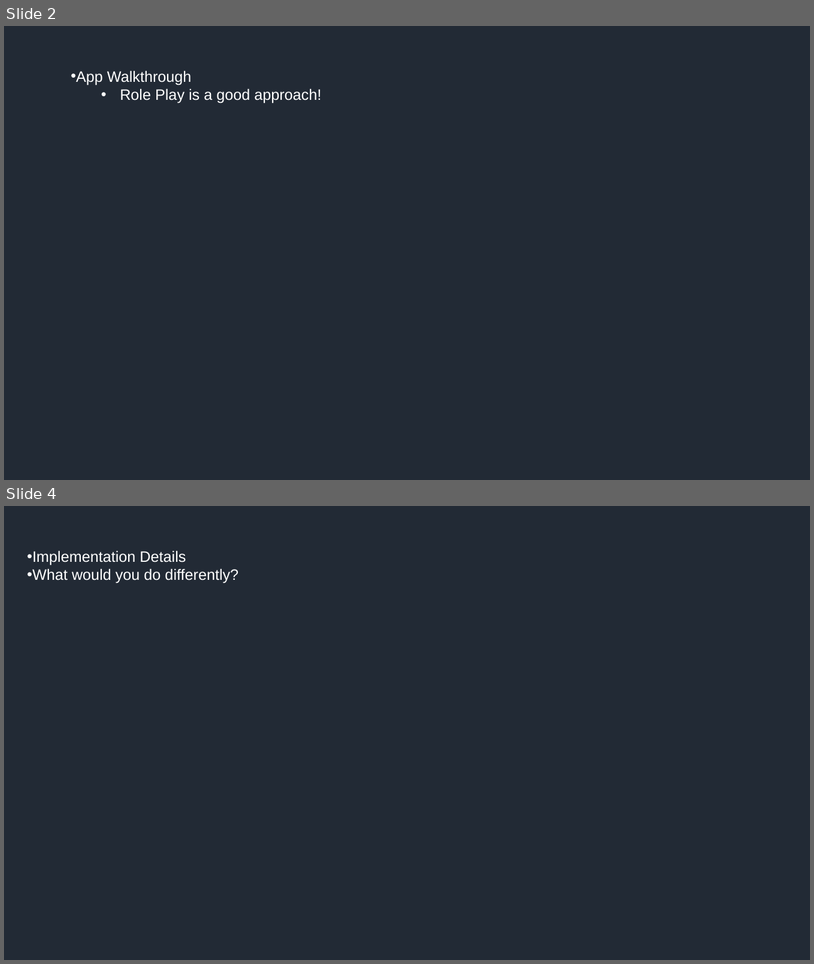
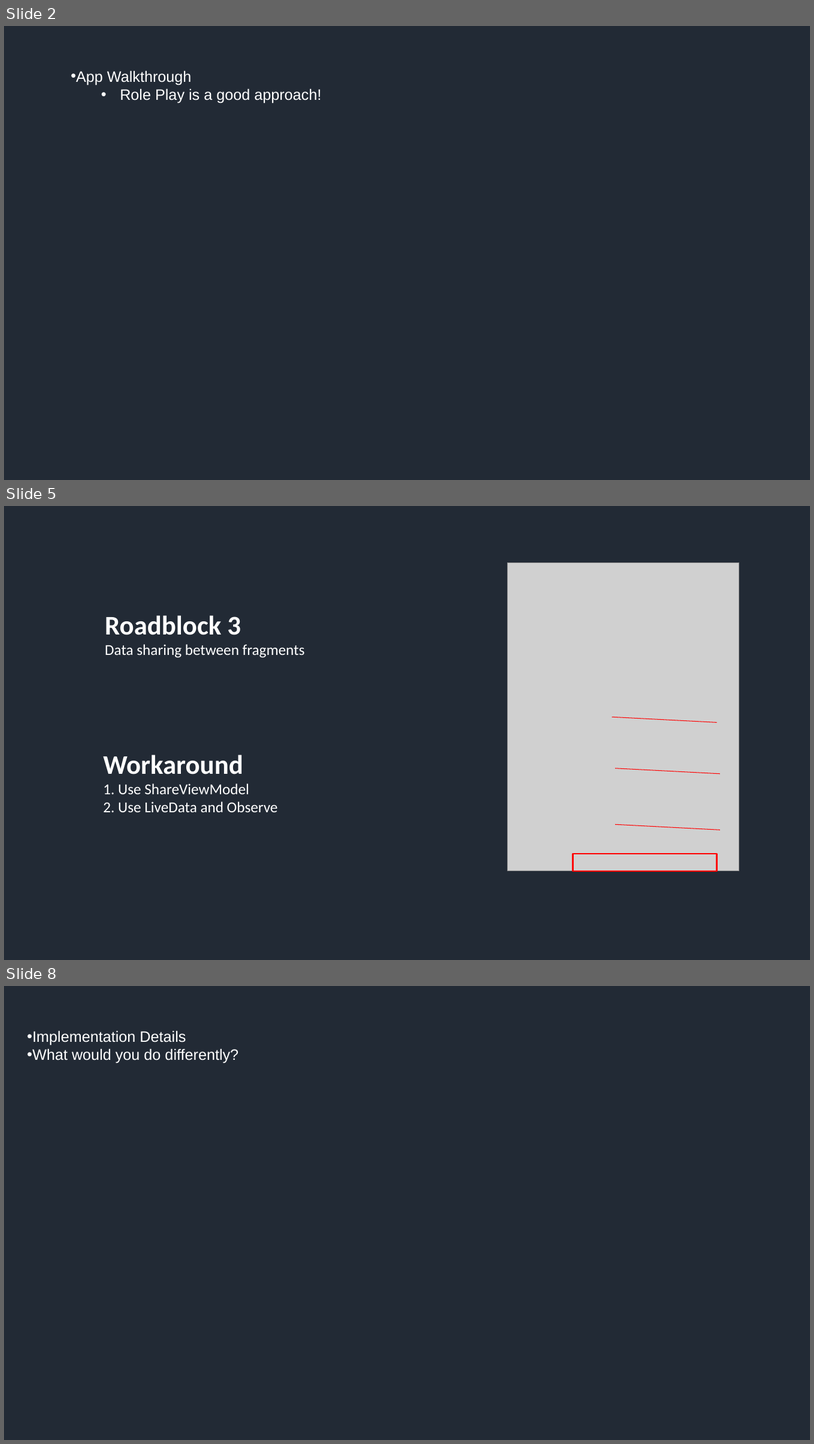
Before and after one commit to csc0007/CS501_GroupWork, a slide deck: Homework9-Final/Final Presentation.pptx. Shown one above the other, each under a label of ours: slides 2 and 4 before the commit, slides 2, 5 and 8 after it; the slides between them are not shown. The pictures are 814x964 and 814x1444 pixels, drawn with LibreOffice and Linux fonts; fonts in the diff are those of the drawing; grey boxes stand for pictures. Boxes give left, top, right and bottom in pixels: in the first picture for what was removed or moved away, otherwise in the second. Text is boxed around its words. In the diff, an @@ line names an element or a change of style, - is before the commit and + after.

```diff
--- a/Homework9-Final/Final Presentation.pptx
+++ b/Homework9-Final/Final Presentation.pptx
@@ slide 5 added at (4, 506, 810, 960), background #222A35 @@
@@ picture added at (508, 563, 740, 871) @@
@@ text added at (105, 615, 305, 658), 18 pt, text #FFFFFF @@
+Roadblock 3
+Data sharing between fragments
@@ line added from (612, 717) to (717, 723), #FF0000 0.75 pt @@
@@ text added at (103, 754, 278, 812), 18 pt, text #FFFFFF @@
+Workaround
+1. Use ShareViewModel
+2. Use LiveData and Observe
@@ line added from (615, 768) to (720, 774), #FF0000 0.75 pt @@
@@ line added from (615, 824) to (720, 829), #FF0000 0.75 pt @@
@@ rectangle added at (573, 853, 717, 871), outline #FF0000 2 pt @@
@@ what was slide 4 is now slide 8 @@
```
Also in this commit, not shown: 1 slide changed, 4 other slides added, 1 slide removed, 4 other files.
